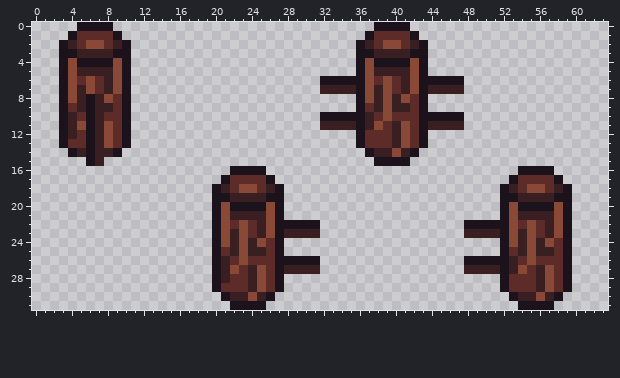
File history of a pixel-art sprite, Keep The Change/Assets/Art/Sprites/Tiles Sprites/troncos.png. The picture above was drawn from the file before the commit.
The file is 64x32 pixels.
After the commit:
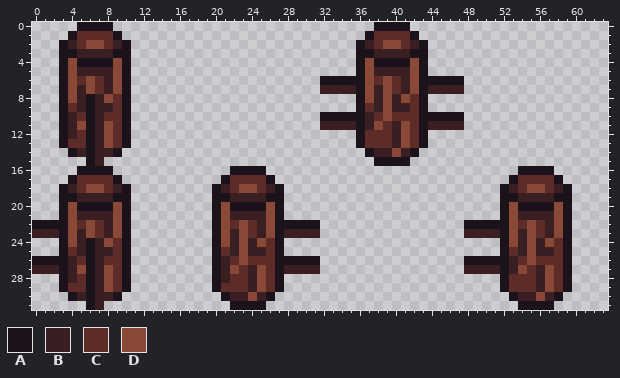
Palette (. is transparent): A #1c121c  B #391f21  C #5d2c28  D #8a4836
The author wrote: add sprite new update for log for fence
Changes in this commit:
@@ x 0..12 @@
 15 ......AB.....
-16 .............
-17 .............
-18 .............
-19 .............
-20 .............
-21 .............
-22 .............
-23 .............
-24 .............
-25 .............
-26 .............
-27 .............
-28 .............
-29 .............
-30 .............
-31 .............
+16 .....AAAA....
+17 ....ACCCCA...
+18 ...ABCDDCBA..
+19 ...AABBBBAA..
+20 ...ADAAAADA..
+21 ...ADBBBBDA..
+22 AAAADCDCBDA..
+23 BBBADBDCBDA..
+24 ...ADBABDCA..
+25 ...ACBABBCA..
+26 AAAABCABCCA..
+27 BBBABDABDCA..
+28 ...ABCABDCA..
+29 ...ACCABDCA..
+30 ....ABABBA...
+31 ......AB.....
Changed places in both pictures, as pixel boxes (x1, y1, x2, y2):
added: (32, 166, 131, 310)
